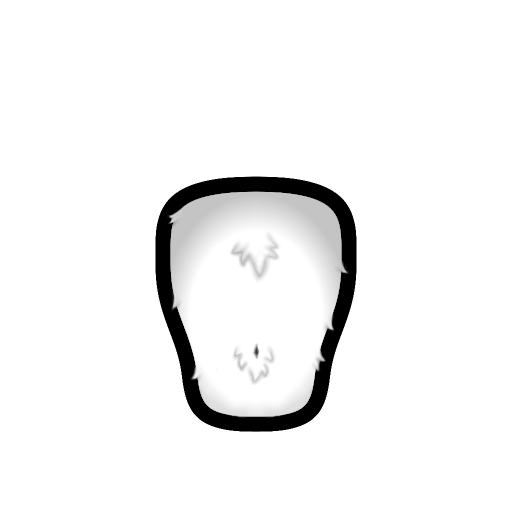
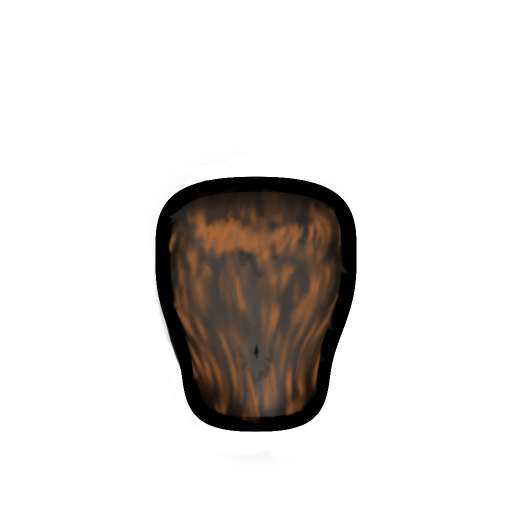
Two versions of the same layered image (w=512, h=512). Layer-by-layer changes:
showed "MottledAccent", blend multiply → normal, moved it above "MottledFill", painted on it over (167, 174, 345, 430)
showed "MottledFill", painted on it over (148, 159, 350, 467)